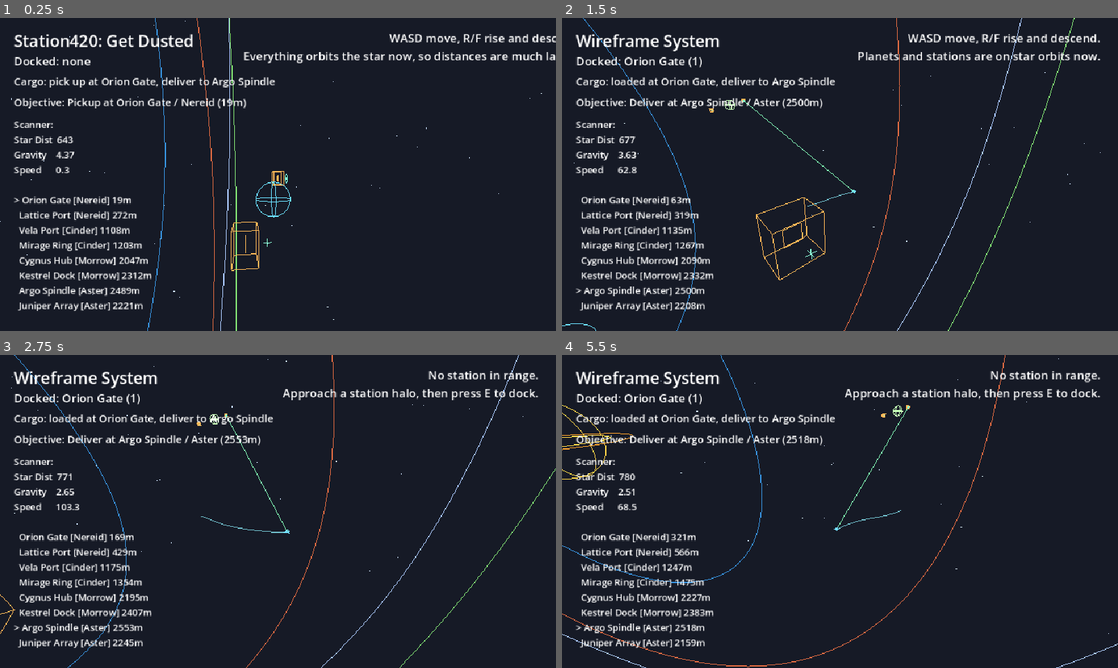
Above: before the commit, frames 1-4 (two rows, left to right).
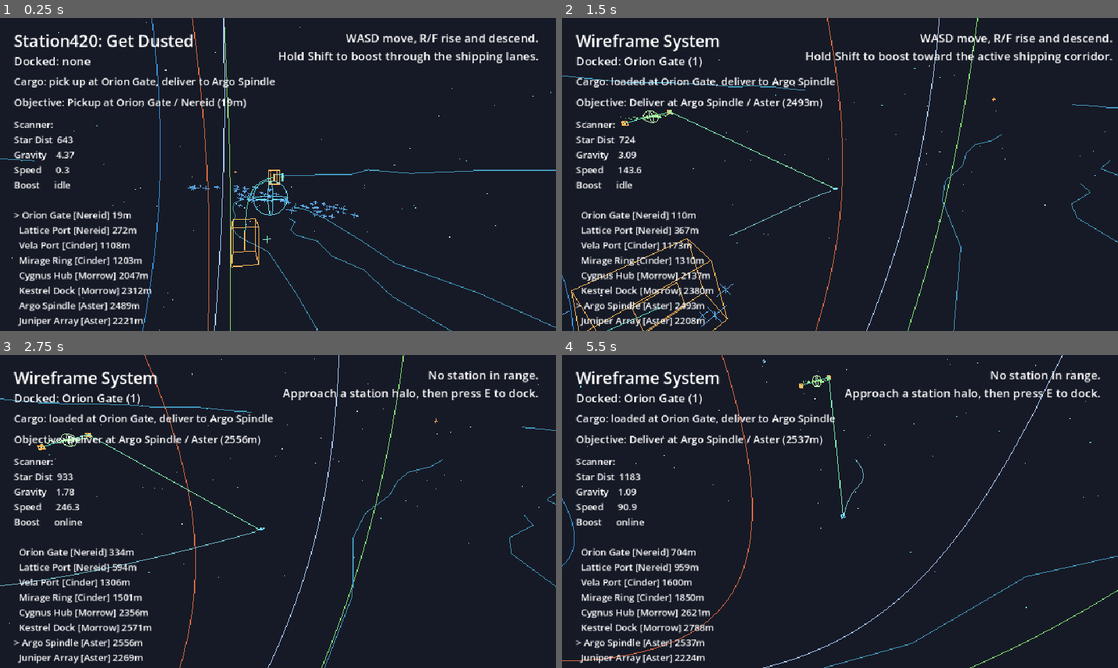
Above: after the commit, the same moments.

Repository: zabesto/Station420
Game: Godot game, scene res://scenes/main.tscn
Two runs of this game, one before a commit and one after it. Both use one fixed random seed, a clock stepped at 60 frames per second and the inputs below.
Inputs:
- Up to frame 1 (0.25 s): no input
- Up to frame 2 (1.5 s): tap E at 0.5 s; hold Right (ui_right) 0.53-1.28 s; hold Shift 0.53-1.28 s; hold Down (ui_down) from 1.28 s (still down); tap Shift at 1.35 s
- Up to frame 3 (2.75 s): release Down (ui_down) at 2.03 s; hold Right (ui_right) from 2.03 s (still down); hold Shift from 2.03 s (still down); tap E at 2.1 s
- Up to frame 4 (5.5 s): tap E every 0.75 s from 2.75 to 5 s; release Right (ui_right) at 2.78 s; release Shift at 2.78 s; hold Up (ui_up) 2.78-3.53 s; tap R at 2.85 s; tap Shift at 3.05, 3.8, 4.35 s; hold F 3.53-4.28 s; hold Left (ui_left) 3.53-5.03 s; hold Down (ui_down) from 5.03 s (still down); hold Shift from 5.03 s (still down)

The runs differ from the first frame. In frame 1, 7.1% of the frame differs, in the area x 0-100%, y 0-100%; in frame 2, 7.2%; in frame 3, 5.2%; in frame 4, 5.1%.

Commit message:
Improve flight feel and world detail

Diff:
--- a/scripts/main.gd
+++ b/scripts/main.gd
@@ -1,7 +1,8 @@
 extends Node3D
 
 const WORLD_LIMIT := Vector3(4800, 1200, 4800)
-const CAMERA_OFFSET := Vector3(0, 86, 150)
+const CAMERA_OFFSET := Vector3(0, 76, 136)
+const CAMERA_VELOCITY_LEAD := 0.18
 const STAR_MASS := 620000.0
 const STAR_RADIUS := 90.0
 const SHIP_GRAVITY_SCALE := 0.32
@@ -84,6 +85,7 @@
 var star_node: Node3D
 var planet_bodies := []
 var planet_nodes_by_name := {}
+var world_root: Node3D
 
 
 func _ready() -> void:
@@ -92,13 +94,15 @@
 	create_star()
 	create_planets()
 	create_stations()
+	create_shipping_lanes()
+	create_navigation_beacons()
 	create_objective_visuals()
 	setup_cargo_route()
 
 	if station_order.size() > 0:
 		player.global_position = station_order[0].global_position + Vector3(0, 0, 30)
 
-	update_status("WASD move, R/F rise and descend.\nEverything orbits the star now, so distances are much larger.")
+	update_status("WASD move, R/F rise and descend.\nHold Shift to boost through the shipping lanes.")
 
 
 func _process(delta: float) -> void:
@@ -121,11 +125,27 @@
 
 
 func create_starfield() -> void:
-	var stars := MeshInstance3D.new()
-	stars.name = "Stars"
-	stars.mesh = build_star_mesh()
-	stars.material_override = make_line_material(Color(0.82, 0.9, 1.0))
-	add_child(stars)
+	world_root = Node3D.new()
+	world_root.name = "WorldDetail"
+	add_child(world_root)
+
+	var far_stars := MeshInstance3D.new()
+	far_stars.name = "FarStars"
+	far_stars.mesh = build_star_mesh(420, WORLD_LIMIT, 0.45, 2.0)
+	far_stars.material_override = make_line_material(Color(0.82, 0.9, 1.0))
+	add_child(far_stars)
+
+	var mid_stars := MeshInstance3D.new()
+	mid_stars.name = "MidStars"
+	mid_stars.mesh = build_star_mesh(180, WORLD_LIMIT * 0.72, 1.2, 3.4)
+	mid_stars.material_override = make_line_material(Color(0.46, 0.88, 1.0))
+	add_child(mid_stars)
+
+	var dust_ribbons := MeshInstance3D.new()
+	dust_ribbons.name = "DustRibbons"
+	dust_ribbons.mesh = build_dust_ribbon_mesh()
+	dust_ribbons.material_override = make_line_material(Color(0.26, 0.6, 0.74))
+	world_root.add_child(dust_ribbons)
 
 
 func create_star() -> void:
@@ -178,6 +198,12 @@
 		orbit_ring.material_override = make_line_material(planet_data["orbit_tint"])
 		orbit_ring.rotation = Vector3(tilt, 0, 0)
 		add_child(orbit_ring)
+
+		var debris_ring := MeshInstance3D.new()
+		debris_ring.mesh = build_debris_belt_mesh(float(planet_data["radius"]) + 54.0, 62.0, 56)
+		debris_ring.material_override = make_line_material(planet_data["orbit_tint"].lerp(Color.WHITE, 0.18))
+		debris_ring.rotation = Vector3(tilt * 3.4, phase * 0.25, 0)
+		root.add_child(debris_ring)
 
 		var planet_label := Label3D.new()
 		planet_label.position = Vector3(0, planet_data["radius"] + 12.0, 0)
@@ -252,6 +278,48 @@
 		station_nodes_by_name[station_data["name"]] = station
 
 
+func create_shipping_lanes() -> void:
+	for i in range(0, station_order.size(), 2):
+		if i + 1 >= station_order.size():
+			break
+		var from_station := station_order[i]
+		var to_station := station_order[i + 1]
+		var parent_planet: Node3D = from_station.get_parent().get_parent()
+		var lane := MeshInstance3D.new()
+		lane.mesh = build_shipping_lane_mesh(
+			parent_planet.to_local(from_station.global_position),
+			parent_planet.to_local(to_station.global_position)
+		)
+		lane.material_override = make_line_material(Color(0.34, 0.88, 0.76))
+		parent_planet.add_child(lane)
+
+
+func create_navigation_beacons() -> void:
+	var beacons := [
+		{"label": "Spinward", "position": Vector3(0, 180, -WORLD_LIMIT.z * 0.82), "color": Color(0.52, 0.82, 1.0)},
+		{"label": "Rimward", "position": Vector3(0, -160, WORLD_LIMIT.z * 0.82), "color": Color(0.48, 1.0, 0.72)},
+		{"label": "Sunrise", "position": Vector3(WORLD_LIMIT.x * 0.82, 110, 0), "color": Color(1.0, 0.68, 0.34)},
+		{"label": "Null Reach", "position": Vector3(-WORLD_LIMIT.x * 0.82, -90, 0), "color": Color(1.0, 0.42, 0.56)}
+	]
+
+	for beacon_data in beacons:
+		var root := Node3D.new()
+		root.position = beacon_data["position"]
+		world_root.add_child(root)
+
+		var mesh := MeshInstance3D.new()
+		mesh.mesh = build_nav_beacon_mesh(24.0)
+		mesh.material_override = make_line_material(beacon_data["color"])
+		root.add_child(mesh)
+
+		var label := Label3D.new()
+		label.text = beacon_data["label"]
+		label.position = Vector3(0, 24, 0)
+		label.font_size = 32
+		label.no_depth_test = true
+		root.add_child(label)
+
+
 func create_objective_visuals() -> void:
 	objective_line = MeshInstance3D.new()
 	objective_line.name = "ObjectiveLine"
@@ -329,9 +397,11 @@
 
 
 func update_camera(delta: float) -> void:
-	var desired := player.global_position + CAMERA_OFFSET
+	var lead := player.velocity * CAMERA_VELOCITY_LEAD
+	var desired := player.global_position + CAMERA_OFFSET + lead
 	camera.global_position = camera.global_position.lerp(desired, min(delta * 1.45, 1.0))
-	camera.look_at(player.global_position + Vector3(0, 8, -18), Vector3.UP)
+	var look_target := player.global_position + player.velocity * 0.1 + Vector3(0, 6, -10)
+	camera.look_at(look_target, Vector3.UP)
 
 
 func update_objective_visuals(delta: float) -> void:
@@ -369,6 +439,7 @@
 	lines.append("Star Dist  %.0f" % player.global_position.length())
 	lines.append("Gravity    %.2f" % compute_ship_gravity().length())
 	lines.append("Speed      %.1f" % player.velocity.length())
+	lines.append("Boost      %s" % ("online" if Input.is_key_pressed(KEY_SHIFT) else "idle"))
 	lines.append("")
 
 	for station in station_order:
@@ -416,7 +487,7 @@
 	if nearby_station == station:
 		nearby_station = null
 		title_label.text = "Wireframe System"
-		update_status("WASD move, R/F rise and descend.\nPlanets and stations are on star orbits now.")
+		update_status("WASD move, R/F rise and descend.\nHold Shift to boost toward the active shipping corridor.")
 
 
 func setup_cargo_route() -> void:
@@ -483,18 +554,18 @@
 	return material
 
 
-func build_star_mesh() -> ArrayMesh:
+func build_star_mesh(count: int, extents: Vector3, min_size: float, max_size: float) -> ArrayMesh:
 	var vertices := PackedVector3Array()
 	var rng := RandomNumberGenerator.new()
 	rng.seed = 4606
 
-	for i in range(380):
+	for i in range(count):
 		var center := Vector3(
-			rng.randf_range(-WORLD_LIMIT.x, WORLD_LIMIT.x),
-			rng.randf_range(-WORLD_LIMIT.y, WORLD_LIMIT.y),
-			rng.randf_range(-WORLD_LIMIT.z, WORLD_LIMIT.z)
+			rng.randf_range(-extents.x, extents.x),
+			rng.randf_range(-extents.y, extents.y),
+			rng.randf_range(-extents.z, extents.z)
 		)
-		var size := rng.randf_range(0.45, 2.0)
+		var size := rng.randf_range(min_size, max_size)
 		vertices.append_array([
 			center + Vector3(-size, 0, 0), center + Vector3(size, 0, 0),
 			center + Vector3(0, -size, 0), center + Vector3(0, size, 0),
@@ -551,6 +622,71 @@
 	return build_line_mesh(build_circle_vertices(radius, segments, Vector3.RIGHT, Vector3.UP))
 
 
+func build_shipping_lane_mesh(from_point: Vector3, to_point: Vector3) -> ArrayMesh:
+	var vertices := PackedVector3Array()
+	var segments := 18
+	var midpoint := (from_point + to_point) * 0.5
+	var lift := midpoint.normalized() * 38.0
+	var previous := from_point
+	for i in range(1, segments + 1):
+		var t := float(i) / float(segments)
+		var point := from_point.lerp(to_point, t) + sin(t * PI) * lift
+		vertices.append(previous)
+		vertices.append(point)
+		previous = point
+	return build_line_mesh(vertices)
+
+
+func build_debris_belt_mesh(radius: float, spread: float, count: int) -> ArrayMesh:
+	var vertices := PackedVector3Array()
+	var rng := RandomNumberGenerator.new()
+	rng.seed = int(radius * 13.0)
+	for i in range(count):
+		var angle := rng.randf_range(0.0, TAU)
+		var distance := radius + rng.randf_range(-spread, spread)
+		var center := Vector3(cos(angle) * distance, rng.randf_range(-10.0, 10.0), sin(angle) * distance)
+		var size := rng.randf_range(2.4, 6.0)
+		vertices.append_array([
+			center + Vector3(-size, 0, 0), center + Vector3(size, 0, 0),
+			center + Vector3(0, -size * 0.6, 0), center + Vector3(0, size * 0.6, 0),
+			center + Vector3(0, 0, -size), center + Vector3(0, 0, size)
+		])
+	return build_line_mesh(vertices)
+
+
+func build_nav_beacon_mesh(radius: float) -> ArrayMesh:
+	var vertices := PackedVector3Array([
+		Vector3(0, radius, 0), Vector3(radius * 0.5, 0, 0),
+		Vector3(radius * 0.5, 0, 0), Vector3(0, -radius, 0),
+		Vector3(0, -radius, 0), Vector3(-radius * 0.5, 0, 0),
+		Vector3(-radius * 0.5, 0, 0), Vector3(0, radius, 0),
+		Vector3(0, 0, -radius * 0.7), Vector3(0, 0, radius * 0.7)
+	])
+	return build_line_mesh(vertices)
+
+
+func build_dust_ribbon_mesh() -> ArrayMesh:
+	var vertices := PackedVector3Array()
+	var rng := RandomNumberGenerator.new()
+	rng.seed = 7781
+	for ribbon in range(5):
+		var previous := Vector3(
+			-WORLD_LIMIT.x * 0.8,
+			rng.randf_range(-WORLD_LIMIT.y * 0.6, WORLD_LIMIT.y * 0.6),
+			rng.randf_range(-WORLD_LIMIT.z * 0.7, WORLD_LIMIT.z * 0.7)
+		)
+		for i in range(1, 22):
+			var point := Vector3(
+				lerp(-WORLD_LIMIT.x * 0.8, WORLD_LIMIT.x * 0.8, float(i) / 21.0),
+				previous.y + rng.randf_range(-34.0, 34.0),
+				previous.z + rng.randf_range(-160.0, 160.0)
+			)
+			vertices.append(previous)
+			vertices.append(point)
+			previous = point
+	return build_line_mesh(vertices)
+
+
 func build_circle_vertices(radius: float, segments: int, axis_a: Vector3, axis_b: Vector3) -> PackedVector3Array:
 	var vertices := PackedVector3Array()
 	for i in range(segments):
--- a/scripts/player.gd
+++ b/scripts/player.gd
@@ -1,8 +1,13 @@
 extends CharacterBody3D
 
-@export var thrust := 110.0
-@export var max_speed := 260.0
-@export var damping := 0.55
+@export var thrust := 120.0
+@export var max_speed := 280.0
+@export var damping := 0.42
+@export var boost_multiplier := 1.85
+@export var boost_damping := 0.24
+@export var turn_speed := 5.4
+@export var banking_angle := 0.38
+@export var pitch_angle := 0.22
 @export var arena_limit := Vector3(4800, 1200, 4800)
 
 @onready var visual: MeshInstance3D = $Visual
@@ -11,11 +16,19 @@
 var trail_mesh_instance: MeshInstance3D
 var trail_accumulator := 0.0
 var gravity_acceleration := Vector3.ZERO
+var engine_mesh_instance: MeshInstance3D
+var boost_active := false
 
 
 func _ready() -> void:
 	visual.mesh = build_ship_mesh()
 	visual.material_override = make_ship_material()
+	engine_mesh_instance = MeshInstance3D.new()
+	engine_mesh_instance.name = "EngineGlow"
+	engine_mesh_instance.position = Vector3(0, 0, 1.95)
+	engine_mesh_instance.mesh = build_engine_mesh()
+	engine_mesh_instance.material_override = make_engine_material()
+	visual.add_child(engine_mesh_instance)
 	trail_mesh_instance = MeshInstance3D.new()
 	trail_mesh_instance.name = "Trail"
 	trail_mesh_instance.material_override = make_trail_material()
@@ -39,18 +52,18 @@
 	if Input.is_key_pressed(KEY_F):
 		input_direction.y -= 1.0
 
-	var thrust_vector := input_direction.normalized() * thrust if input_direction.length() > 0.0 else Vector3.ZERO
+	boost_active = Input.is_key_pressed(KEY_SHIFT)
+	var current_thrust := thrust * boost_multiplier if boost_active else thrust
+	var thrust_vector := input_direction.normalized() * current_thrust if input_direction.length() > 0.0 else Vector3.ZERO
 	velocity += (thrust_vector + gravity_acceleration) * delta
-	velocity *= 1.0 / (1.0 + damping * delta)
-	velocity = velocity.limit_length(max_speed)
+	var current_damping := boost_damping if boost_active else damping
+	velocity *= 1.0 / (1.0 + current_damping * delta)
+	velocity = velocity.limit_length(max_speed * boost_multiplier if boost_active else max_speed)
 	move_and_slide()
 
 	global_position = wrap_position(global_position)
-
-	if input_direction.length() > 0.05:
-		visual.look_at(global_position + input_direction + gravity_acceleration * 0.03, Vector3.UP, true)
-	elif velocity.length() > 0.2:
-		visual.look_at(global_position + velocity.normalized(), Vector3.UP, true)
+	update_visual_orientation(delta, input_direction)
+	update_engine_visual(delta)
 
 	update_trail(delta, input_direction)
 
@@ -82,12 +95,51 @@
 	return material
 
 
+func make_engine_material() -> StandardMaterial3D:
+	var material := StandardMaterial3D.new()
+	material.shading_mode = BaseMaterial3D.SHADING_MODE_UNSHADED
+	material.transparency = BaseMaterial3D.TRANSPARENCY_ALPHA
+	material.albedo_color = Color(0.45, 0.9, 1.0, 0.8)
+	material.emission_enabled = true
+	material.emission = Color(0.5, 0.95, 1.0)
+	return material
+
+
+func update_visual_orientation(delta: float, input_direction: Vector3) -> void:
+	var desired_forward := -visual.global_basis.z
+	if velocity.length() > 12.0:
+		desired_forward = velocity.normalized()
+	elif input_direction.length() > 0.05:
+		desired_forward = input_direction.normalized()
+	elif gravity_acceleration.length() > 0.1:
+		desired_forward = (desired_forward + gravity_acceleration.normalized() * 0.15).normalized()
+
+	var target_basis := Basis.looking_at(desired_forward, Vector3.UP, true)
+	var local_input := global_basis.inverse() * input_direction
+	var bank := -local_input.x * banking_angle
+	var pitch := local_input.z * pitch_angle + local_input.y * pitch_angle * 0.7
+	target_basis = target_basis.rotated(target_basis.z.normalized(), bank)
+	target_basis = target_basis.rotated(target_basis.x.normalized(), pitch)
+	visual.global_basis = visual.global_basis.slerp(target_basis.orthonormalized(), clamp(delta * turn_speed, 0.0, 1.0))
+
+
+func update_engine_visual(delta: float) -> void:
+	var speed_ratio: float = clamp(velocity.length() / max_speed, 0.0, 1.6)
+	var flare_length: float = lerp(0.75, 2.3, speed_ratio)
+	if boost_active:
+		flare_length += 0.85
+	var pulse := 0.88 + sin(Time.get_ticks_msec() * 0.012) * 0.08
+	engine_mesh_instance.scale = Vector3(1.0, 1.0, flare_length * pulse)
+	engine_mesh_instance.position = Vector3(0, 0, 1.4 + flare_length * 0.2)
+
+
 func update_trail(delta: float, input_direction: Vector3) -> void:
 	trail_accumulator += delta
-	if velocity.length() > 1.5 and trail_accumulator >= 0.05:
+	var trail_interval := 0.028 if boost_active else 0.05
+	if velocity.length() > 1.5 and trail_accumulator >= trail_interval:
 		trail_accumulator = 0.0
 		trail_points.append(global_position + Vector3(0, 0, 1.6))
-		while trail_points.size() > 18:
+		while trail_points.size() > (26 if boost_active else 18):
 			trail_points.remove_at(0)
 
 	var vertices := PackedVector3Array()
@@ -145,3 +197,21 @@
 	var mesh := ArrayMesh.new()
 	mesh.add_surface_from_arrays(Mesh.PRIMITIVE_LINES, arrays)
 	return mesh
+
+
+func build_engine_mesh() -> ArrayMesh:
+	var vertices := PackedVector3Array([
+		Vector3(-0.36, -0.2, 0.0), Vector3(0.36, -0.2, 0.0),
+		Vector3(0.36, -0.2, 0.0), Vector3(0.0, 0.0, 1.0),
+		Vector3(0.0, 0.0, 1.0), Vector3(-0.36, -0.2, 0.0),
+		Vector3(-0.24, 0.18, 0.0), Vector3(0.24, 0.18, 0.0),
+		Vector3(0.24, 0.18, 0.0), Vector3(0.0, 0.0, 1.0),
+		Vector3(0.0, 0.0, 1.0), Vector3(-0.24, 0.18, 0.0)
+	])
+	var arrays := []
+	arrays.resize(Mesh.ARRAY_MAX)
+	arrays[Mesh.ARRAY_VERTEX] = vertices
+
+	var mesh := ArrayMesh.new()
+	mesh.add_surface_from_arrays(Mesh.PRIMITIVE_LINES, arrays)
+	return mesh
